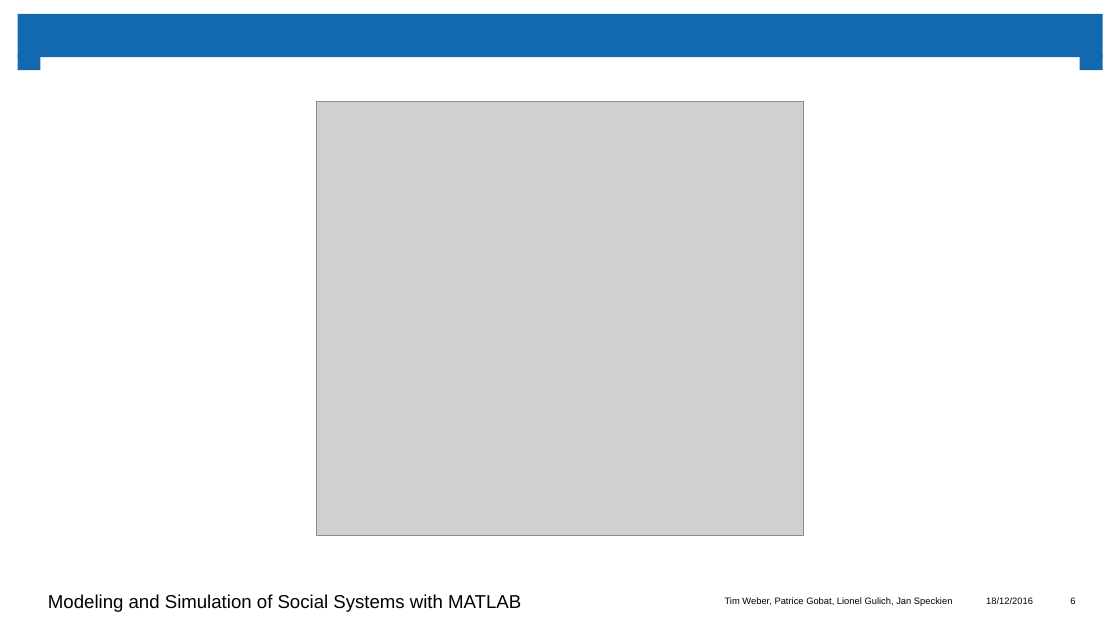
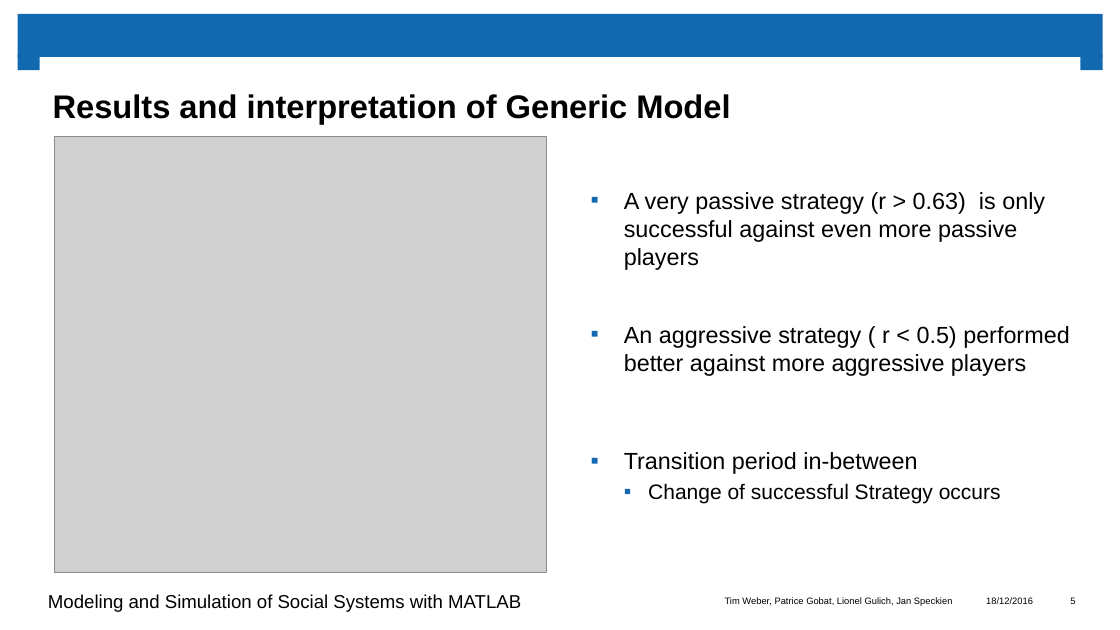
Before and after one commit to atlas000/project-poker-msssm, a slide deck: slide 5 of presentation/vortrag_matlab.pptx (slide 6 before the commit). Drawn at 1120x630 pixels with LibreOffice and Linux fonts; fonts in the diff are those of the drawing; grey boxes stand for pictures; background and template pictures are left out. Boxes give left, top, right and bottom in pixels: in the first picture for what was removed or moved away, otherwise in the second. Text is boxed around its words. In the diff, an @@ line names an element or a change of style, - is before the commit and + after.

```diff
--- a/presentation/vortrag_matlab.pptx
+++ b/presentation/vortrag_matlab.pptx
@@ title added at (x1=39, y1=57, x2=1080, y2=125), fill #FFFFFF, 28 pt, text #000000, bold @@
+Results and interpretation of Generic Model
@@ picture removed at (x1=316, y1=102, x2=803, y2=535) @@
@@ picture added at (x1=55, y1=136, x2=546, y2=573) @@
@@ text added at (x1=624, y1=192, x2=1045, y2=270), 20 pt, text #000000 @@
+▪ A very passive strategy (r > 0.63) is only successful against even more passive players
@@ text added at (x1=624, y1=326, x2=1069, y2=376), 20 pt, text #000000 @@
+▪ An aggressive strategy ( r < 0.5) performed better against more aggressive players
@@ text added at (x1=624, y1=452, x2=1001, y2=504), 18 pt, text #000000 @@
+▪ Transition period in-between
+  ▪ Change of successful Strategy occurs
```
Also in this commit, not shown: 1 other file.
